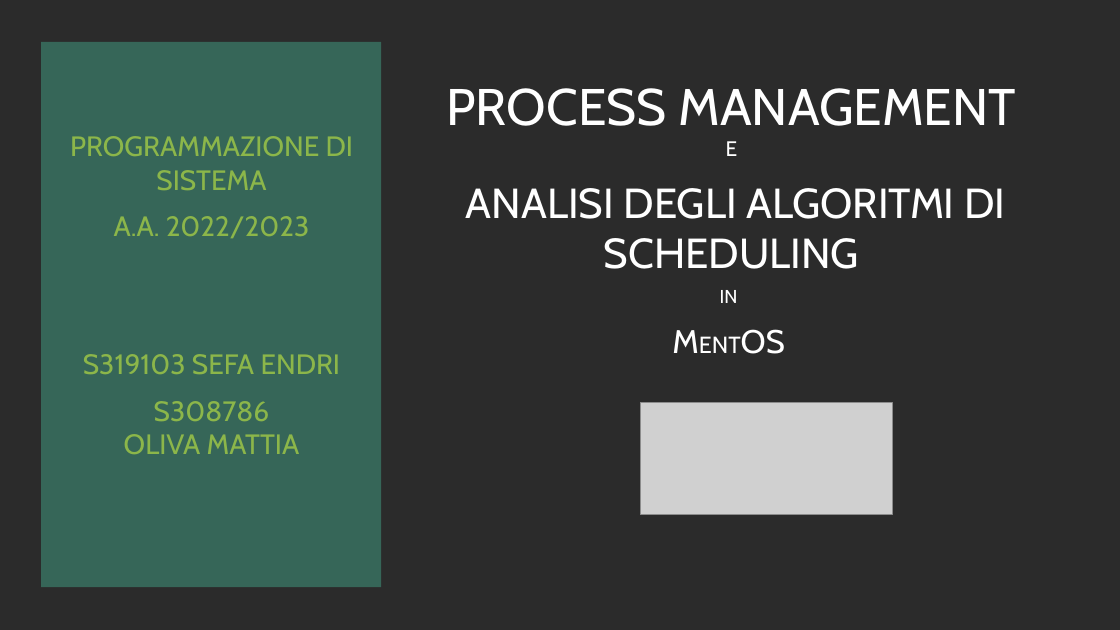
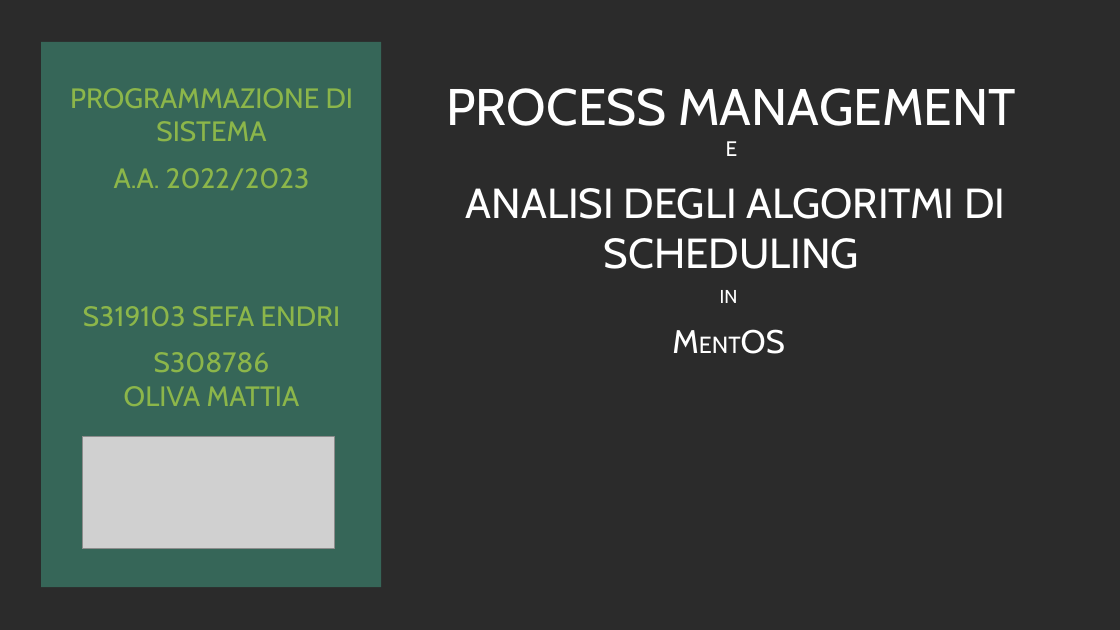
Before and after one commit to ProgrammazioneDiSistema2023-IA-ZZ/Group04, a slide deck: slide 1 of MentOS - Process Management.pptx (slide 2 before the commit). Drawn at 1120x630 pixels with LibreOffice and Linux fonts; fonts in the diff are those of the drawing; grey boxes stand for pictures; background and template pictures are left out; a plain dark background stands for a picture behind light text. Boxes give left, top, right and bottom in pixels: in the first picture for what was removed or moved away, otherwise in the second. Text is boxed around its words. In the diff, an @@ line names an element or a change of style, - is before the commit and + after.

```diff
--- a/MentOS - Process Management.pptx
+++ b/MentOS - Process Management.pptx
@@ subtitle "PROGRAMMAZIONE DI SISTEMA": place and size @@
-subtitle "PROGRAMMAZIONE DI SISTEMA" at <box>70,136,353,454</box>
+subtitle "PROGRAMMAZIONE DI SISTEMA" at <box>70,88,353,406</box>
@@ picture: place and size @@
-picture at <box>640,402,892,514</box>
+picture at <box>82,437,334,549</box>
```
Also in this commit, not shown: 1 other slide changed, 1 slide removed, 3 other files.
